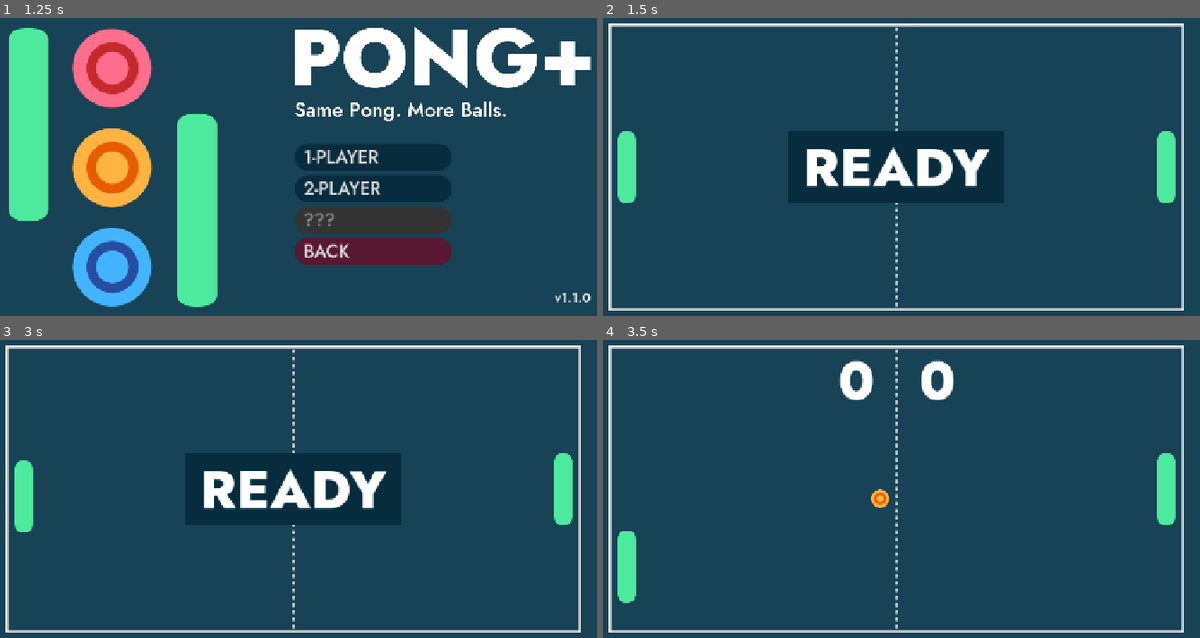
Above: before the commit, frames 1-4 (two rows, left to right).
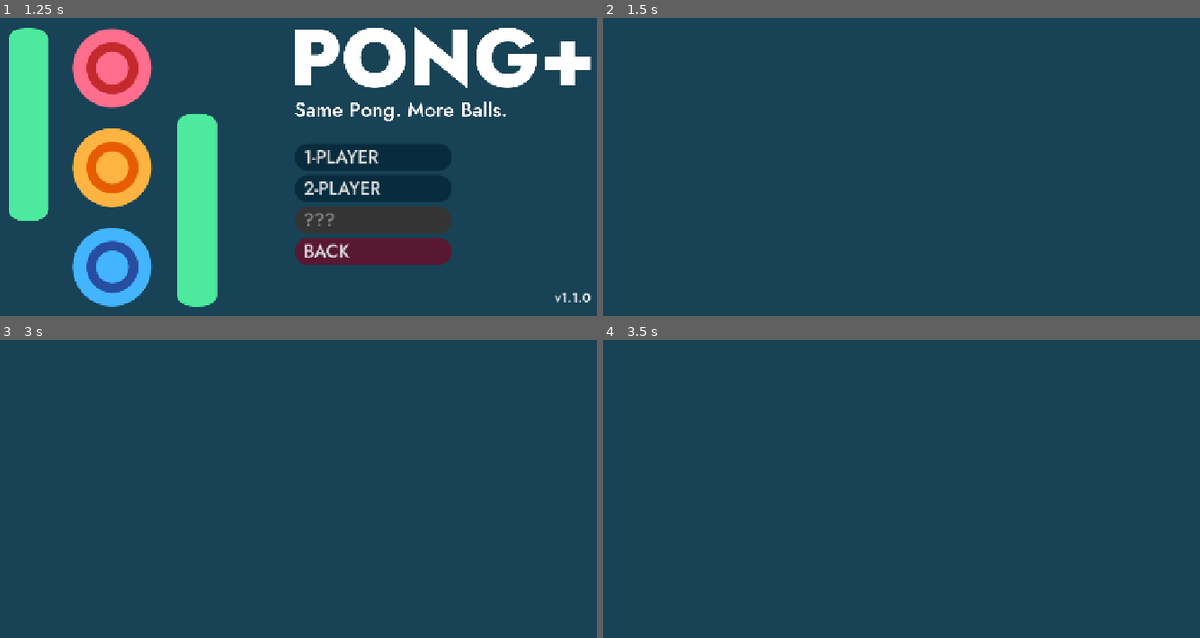
Above: after the commit, the same moments.

Repository: cf-Le3/pong-plus
Game: Godot game, scene res://main/main.tscn
Two runs of this game, one before a commit and one after it. Both use one fixed random seed, a clock stepped at 60 frames per second and the inputs below.
Inputs:
- Up to frame 1 (1.25 s): click "PLAY" at 0.5 s
- Up to frame 2 (1.5 s): click "1-PLAYER" at 1.25 s
- Up to frame 3 (3 s): tap Enter at 2 s; hold Right (ui_right) 2.03-2.78 s; hold Down (down_player2) 2.03-2.78 s; tap Space at 2.75 s; hold S (down_player1) from 2.78 s (still down); tap Down (down_player2) at 2.85 s
- Up to frame 4 (3.5 s): keep holding S (down_player1)

Frame 1 is identical in both runs. In frame 2, 7.0% of the frame differs, in the area x 0-98%, y 1-99%; in frame 3, 7.0%; in frame 4, 5.9%.
Error after the commit: Cannot call method 'instantiate' on a null value. (res://main/main.gd:35)

Commit message:
Refactor initial "Ready" message display logic
Added associated assets and nodes to Session scene and removed them from Game and HUD scenes.
Likewise, the related logic has been migrated to Session from the two original scenes.

Diff:
--- a/Pong Plus/gameplay/game/game.gd
+++ b/Pong Plus/gameplay/game/game.gd
@@ -49,15 +49,12 @@
 	_ball_spawner.global_position = Vector2(viewport_w/2, viewport_h/2)
 	add_child(_ball_spawner)
 
-	$StartGameTimer.start()
-	$GameStartSound.play()
-
-func _on_start_game_timer_timeout() -> void:
+func begin() -> void:
 	$HUD.show_score()
 	_ball_spawner.spawn_ball()
 
 func _on_ball_spawner_spawned(ball: Ball) -> void:
-	add_child(ball)
+	get_tree().current_scene.call_deferred("add_child", ball)
 	$BallSpawnTimer.start()
 
 func _on_ball_spawn_timer_timeout() -> void:
--- a/Pong Plus/gameplay/game/game.tscn
+++ b/Pong Plus/gameplay/game/game.tscn
@@ -8,7 +8,6 @@
 [ext_resource type="PackedScene" uid="uid://cj3pwg27ip3fb" path="res://gameplay/paddle/paddle.tscn" id="6_5cgph"]
 [ext_resource type="PackedScene" uid="uid://dcktngg6b8fyk" path="res://gameplay/hud/hud.tscn" id="7_wr3ym"]
 [ext_resource type="AudioStream" uid="uid://df3d5dj12liu4" path="res://gameplay/game/assets_audio/Big Egg collect 1.wav" id="8_p38ft"]
-[ext_resource type="AudioStream" uid="uid://dcaod45co4ae" path="res://gameplay/game/assets_audio/Balloon start riding 1.wav" id="8_pndjt"]
 
 [node name="Game" type="Node2D"]
 script = ExtResource("1_cxpw7")
@@ -29,10 +28,6 @@
 
 [node name="Paddle2" parent="." instance=ExtResource("6_5cgph")]
 
-[node name="StartGameTimer" type="Timer" parent="."]
-wait_time = 2.0
-one_shot = true
-
 [node name="BallSpawnTimer" type="Timer" parent="."]
 wait_time = 5.0
 
@@ -42,17 +37,11 @@
 
 [node name="HUD" parent="." instance=ExtResource("7_wr3ym")]
 
-[node name="GameStartSound" type="AudioStreamPlayer2D" parent="."]
-stream = ExtResource("8_pndjt")
-pitch_scale = 0.5
-bus = &"SFX"
-
 [node name="GameOverSound" type="AudioStreamPlayer2D" parent="."]
 stream = ExtResource("8_p38ft")
 bus = &"SFX"
 
 [connection signal="ball_escaped" from="WallGoalLeft" to="." method="_on_wall_goal_left_ball_escaped"]
 [connection signal="ball_escaped" from="WallGoalRight" to="." method="_on_wall_goal_right_ball_escaped"]
-[connection signal="timeout" from="StartGameTimer" to="." method="_on_start_game_timer_timeout"]
 [connection signal="timeout" from="BallSpawnTimer" to="." method="_on_ball_spawn_timer_timeout"]
 [connection signal="timeout" from="CloseGameTimer" to="." method="_on_close_game_timer_timeout"]
--- a/Pong Plus/gameplay/hud/hud.gd
+++ b/Pong Plus/gameplay/hud/hud.gd
@@ -7,7 +7,6 @@
 func show_score() -> void:
 	$ScoreLabel1.visible = true
 	$ScoreLabel2.visible = true
-	$ReadyMessage.visible = false
 
 func update_score(score: int, is_player_1: bool) -> void:
 	if is_player_1:
--- a/Pong Plus/gameplay/hud/hud.tscn
+++ b/Pong Plus/gameplay/hud/hud.tscn
@@ -24,46 +24,6 @@
 offset_bottom = 195.0
 theme_override_fonts/font = ExtResource("2_7p07k")
 theme_override_font_sizes/font_size = 96
-
-[node name="ReadyMessage" type="ColorRect" parent="."]
-offset_left = 448.0
-offset_top = 256.0
-offset_right = 832.0
-offset_bottom = 384.0
-color = Color(0.0235294, 0.172549, 0.239216, 1)
-
-[node name="ReadyLabel" type="Label" parent="ReadyMessage"]
-layout_mode = 1
-anchors_preset = 8
-anchor_left = 0.5
-anchor_top = 0.5
-anchor_right = 0.5
-anchor_bottom = 0.5
-offset_left = -166.0
-offset_top = -69.5
-offset_right = 166.0
-offset_bottom = 69.5
-grow_horizontal = 2
-grow_vertical = 2
-theme_override_fonts/font = ExtResource("2_7p07k")
-theme_override_font_sizes/font_size = 96
-text = "READY"
-horizontal_alignment = 1
-vertical_alignment = 1
-
-[node name="GameOverMessage" type="ColorRect" parent="."]
-visible = false
-anchors_preset = 15
-anchor_right = 1.0
-anchor_bottom = 1.0
-offset_left = 208.0
-offset_top = 240.0
-offset_right = -208.0
-offset_bottom = -264.0
-grow_horizontal = 2
-grow_vertical = 2
-color = Color(0.024, 0.1716, 0.24, 1)
-
 [node name="WinnerLabel" type="Label" parent="GameOverMessage"]
 layout_mode = 1
 anchors_preset = 8
--- a/Pong Plus/gameplay/session/session.gd
+++ b/Pong Plus/gameplay/session/session.gd
@@ -18,6 +18,7 @@
 
 func _ready() -> void:
 	_create_new_game()
+	_start_game()
 
 func _create_new_game() -> void:
 	_game = _game_scene.instantiate()
@@ -26,6 +27,15 @@
 	_game.connect("game_ended", _on_game_ended)
 	add_child(_game)
 
+func _start_game() -> void:
+	assert(_game != null)
+	_show_ready(true)
+	$StartGameTimer.start()
+	$StartGameSound.play()
+
+func _on_start_game_timer_timeout() -> void:
+	_show_ready(false)
+	_game.begin()
 func _show_ready(status: bool) -> void:
 	$%LabelContainer.visible = status
 	if $%LabelContainer.visible:
--- a/Pong Plus/gameplay/session/session.tscn
+++ b/Pong Plus/gameplay/session/session.tscn
@@ -1,10 +1,10 @@
-[gd_scene load_steps=8 format=3 uid="uid://dx7p0spr0qeep"]
 
 [ext_resource type="Script" uid="uid://cgcnjcugajyme" path="res://gameplay/session/session.gd" id="1_vob28"]
 [ext_resource type="PackedScene" uid="uid://dfodn8ia5n12i" path="res://gameplay/game/game.tscn" id="2_xcp3g"]
 [ext_resource type="FontFile" uid="uid://t6tpeuhov8xb" path="res://assets_fonts/Jost-800-Heavy.ttf" id="3_srpmx"]
 [ext_resource type="Theme" uid="uid://cln0vq5h8pqqn" path="res://menus/assets_themes/button_normal_general.tres" id="4_stq55"]
 [ext_resource type="Theme" uid="uid://dvkknqaldhwsk" path="res://menus/assets_themes/button_cancel_general.tres" id="5_5cnlg"]
+[ext_resource type="AudioStream" uid="uid://cfkunww8ixa22" path="res://gameplay/session/assets_audio/Balloon start riding 1.wav" id="6_5cnlg"]
 
 [sub_resource type="StyleBoxFlat" id="StyleBoxFlat_b7cr8"]
 bg_color = Color(0.0235294, 0.172549, 0.239216, 1)
@@ -83,3 +83,14 @@
 theme = ExtResource("5_5cnlg")
 text = "QUIT
 "
+
+[node name="StartGameTimer" type="Timer" parent="."]
+wait_time = 2.0
+one_shot = true
+
+[node name="StartGameSound" type="AudioStreamPlayer2D" parent="."]
+stream = ExtResource("6_5cnlg")
+pitch_scale = 0.5
+bus = &"SFX"
+
+[connection signal="timeout" from="StartGameTimer" to="." method="_on_start_game_timer_timeout"]
Not shown: 1 places in Pong Plus/gameplay/game/game.tscn that only renumber resources
Not shown, added: Pong Plus/gameplay/session/assets_audio/Balloon start riding 1.wav.import
Not shown, added: Pong Plus/gameplay/session/assets_audio/Balloon start riding 1.wav
